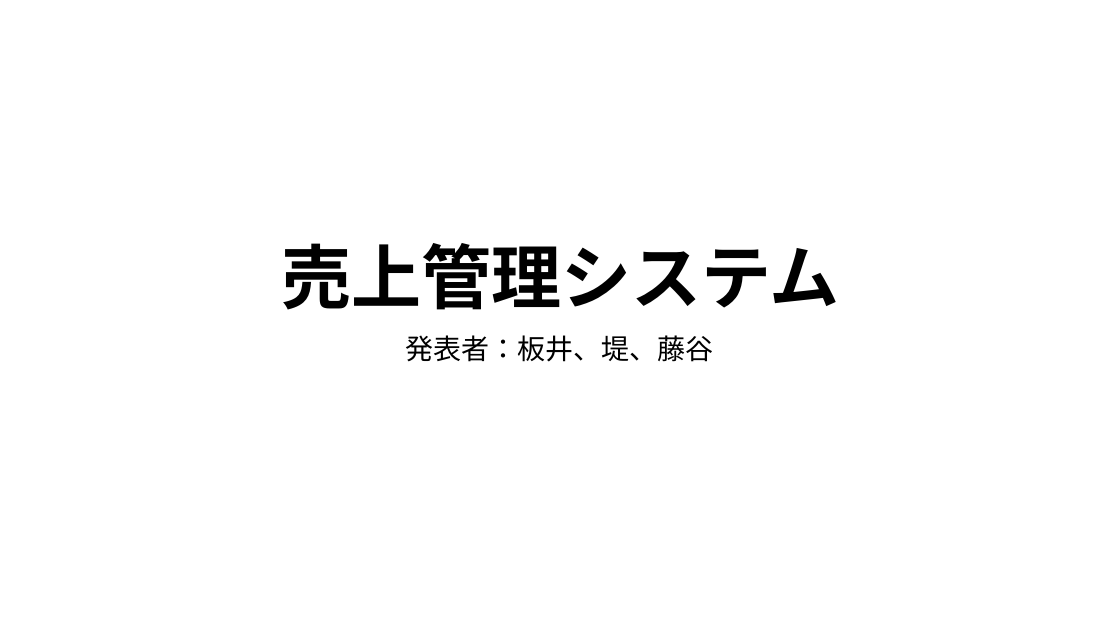
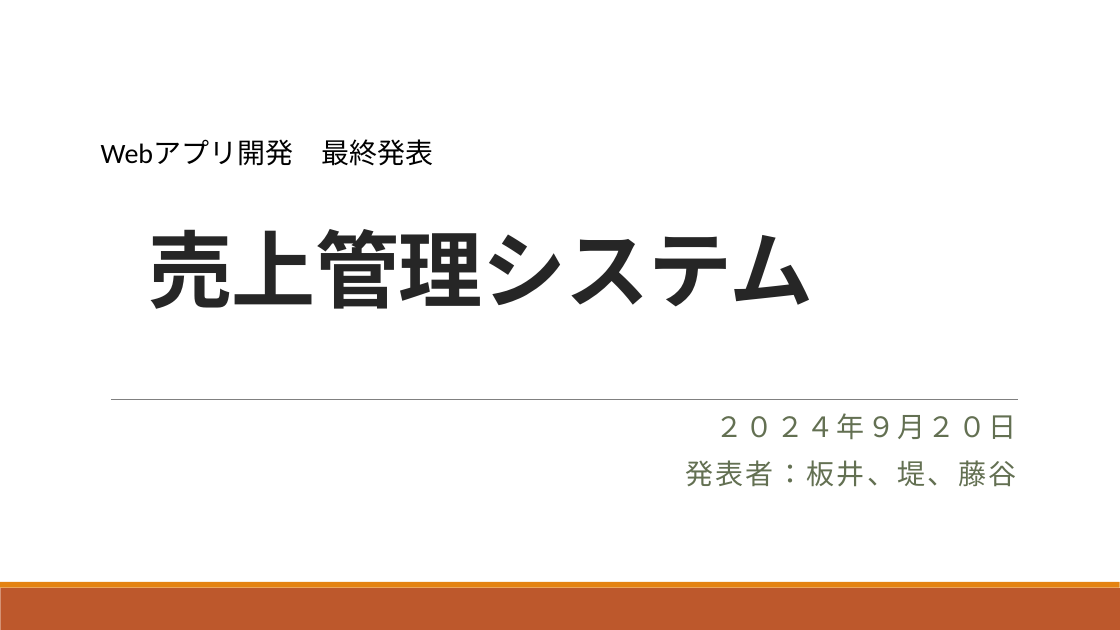
Before and after one commit to ivy239007/UG, a slide deck: slide 1 of プレゼン資料/Webアプリ開発発表資料.pptx. Drawn at 1120x630 pixels with LibreOffice and Linux fonts; fonts in the diff are those of the drawing. Boxes give left, top, right and bottom in pixels: in the first picture for what was removed or moved away, otherwise in the second. Text is boxed around its words. In the diff, an @@ line names an element or a change of style, - is before the commit and + after.

```diff
--- a/プレゼン資料/Webアプリ開発発表資料.pptx
+++ b/プレゼン資料/Webアプリ開発発表資料.pptx
@@ text added at (101,139,433,166), 24 pt, text #000000 @@
+Webアプリ開発 最終発表
@@ title "売上管理システム": place and size @@
-title "売上管理システム" at (281,243,839,310)
+title "売上管理システム" at (148,229,813,309)
@@ title "売上管理システム" at (148,229,813,309): size 60 to 72 pt, font Noto Sans CJK JP to Calibri, text colour #000000 to #262626, letter spacing 0 to -0.5 pt; alignment centre to left; line spacing 0.9 to 0.85 @@
@@ subtitle "２０２４年９月２０日": place and size @@
-subtitle "２０２４年９月２０日" at (406,335,714,362)
+subtitle "２０２４年９月２０日" at (685,413,1017,487)
@@ line added from (111, 399) to (1018, 399), #808080 0.5 pt @@
@@ subtitle at (716,413,1017,440): paragraph added @@
+２０２４年９月２０日
@@ subtitle at (685,460,1016,487): font Noto Sans CJK JP to Calibri, text colour #000000 to #637052, letter spacing 0 to 2 pt in "発表者：板井、堤、藤谷"; alignment centre to right; more space between paragraphs @@
@@ rectangle added at (0,588,1120,630), fill #BD582C @@
@@ rectangle added at (0,582,1120,588), fill #E48312 @@
```
Also in this commit, not shown: 8 other slides changed, 1 slide added.
